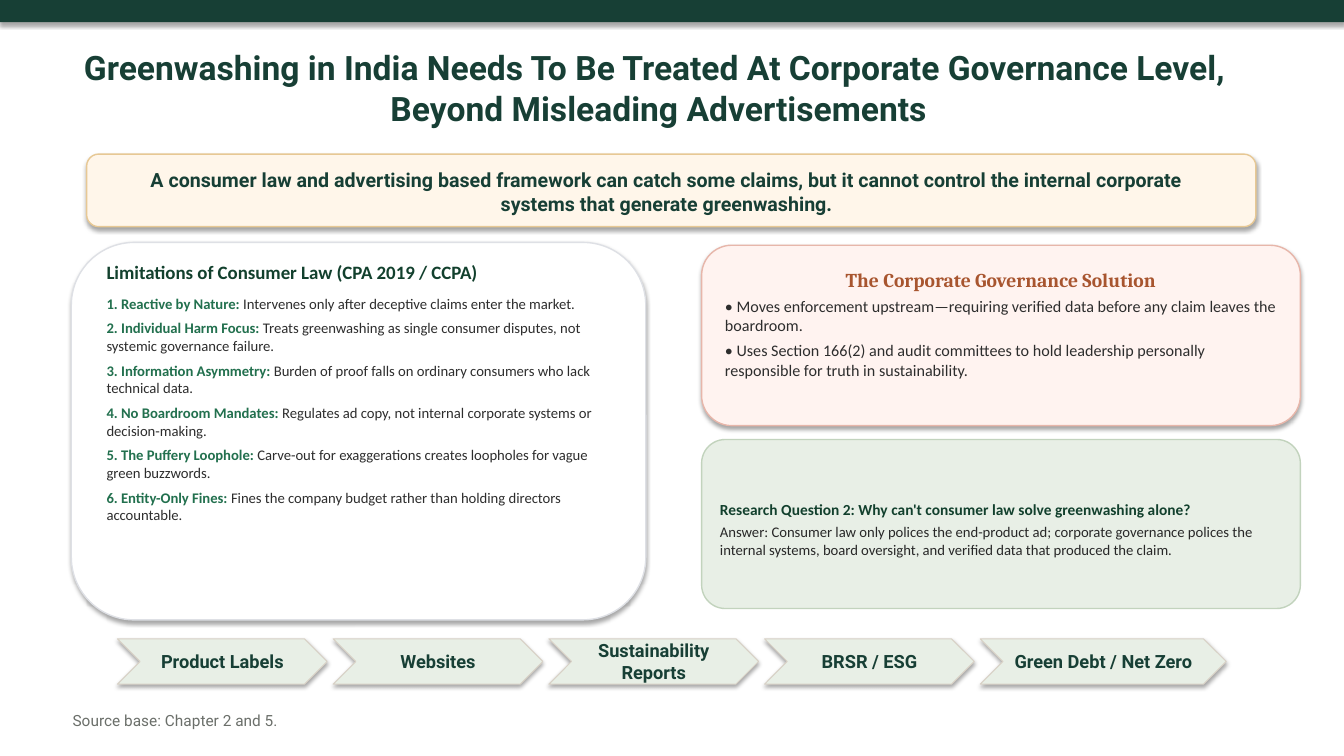
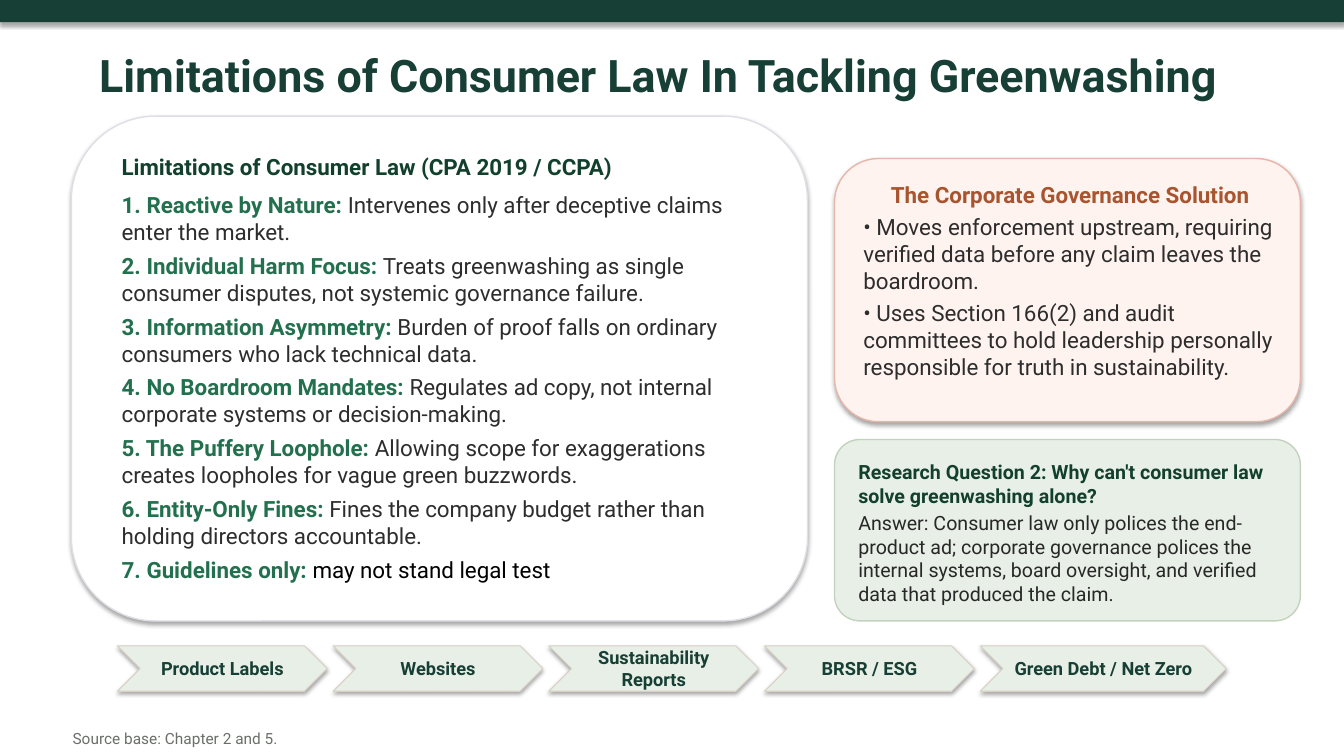
Before and after one commit to atul516/Final-VIva, a slide deck: slide 11 of Thesis Defence Presentation Final.pptx (slide 14 before the commit). Drawn at 1344x756 pixels with LibreOffice and Linux fonts; fonts in the diff are those of the drawing. Boxes give left, top, right and bottom in pixels: in the first picture for what was removed or moved away, otherwise in the second. Text is boxed around its words. In the diff, an @@ line names an element or a change of style, - is before the commit and + after.

Commit message:
docs: update thesis presentation slides and create comprehensive thesis text document

```diff
--- a/Thesis Defence Presentation Final.pptx
+++ b/Thesis Defence Presentation Final.pptx
@@ text at <box>99,58,1217,102</box>: text changed; size 24 to 32 pt @@
-Greenwashing in India Needs To Be Treated At Corporate Governance Level,
-Beyond Misleading Advertisements
+Limitations of Consumer Law In Tackling Greenwashing
@@ rounded rectangle: place and size @@
-rounded rectangle at <box>72,243,646,621</box>
+rounded rectangle at <box>72,116,808,621</box>
@@ text "Limitations of Consumer Law (CPA ...": place and size @@
-text "Limitations of Consumer Law (CPA ..." at <box>107,265,592,520</box>
+text "Limitations of Consumer Law (CPA ..." at <box>122,157,723,583</box>
@@ rounded rectangle removed at <box>87,154,1256,227</box> @@
@@ text at <box>122,157,723,549</box>: size 13.5 to 16 pt in "Limitations of Consumer Law (CPA 2019 / ..."; font Calibri to Roboto in "Limitations of Consumer Law (CPA 2019 / ...", "1. Reactive by Nature: Intervenes only after ...", "2. Individual Harm Focus: Treats greenwashing as ...", "3. Information Asymmetry: Burden of proof falls ..." and 2 more places; size 10.5 to 16 pt in "1. Reactive by Nature: Intervenes only after ...", "2. Individual Harm Focus: Treats greenwashing as ...", "3. Information Asymmetry: Burden of proof falls ...", "4. No Boardroom Mandates: Regulates ad copy, ..." and 1 more places @@
@@ text removed at <box>150,172,1181,215</box> @@
-A consumer law and advertising based framework can catch some claims, but it cannot control the internal corporate systems that generate greenwashing.
@@ rounded rectangle: place and size @@
-rounded rectangle at <box>702,245,1301,425</box>
+rounded rectangle at <box>835,158,1301,421</box>
@@ text "The Corporate Governance Solution": place and size @@
-text "The Corporate Governance Solution" at <box>725,273,1276,379</box>
+text "The Corporate Governance Solution" at <box>863,186,1273,380</box>
@@ text at <box>863,186,1272,380</box>: size 14 to 16 pt, font Cambria to Roboto in "The Corporate Governance Solution"; size 11.5 to 16 pt, font Calibri to Roboto in "• Uses Section 166(2) and audit committees ..." @@
@@ text at <box>863,218,1273,290</box>: text changed; size 11.5 to 16 pt; font Calibri to Roboto @@
-• Moves enforcement upstream—requiring verified data before any claim leaves the boardroom.
+• Moves enforcement upstream, requiring verified data before any claim leaves the boardroom.
@@ text at <box>122,439,706,488</box>: text changed; size 10.5 to 16 pt; font Calibri to Roboto @@
-5. The Puffery Loophole: Carve-out for exaggerations creates loopholes for vague green buzzwords.
+5. The Puffery Loophole: Allowing scope for exaggerations creates loopholes for vague green buzzwords.
@@ rounded rectangle: place and size @@
-rounded rectangle at <box>702,440,1301,609</box>
+rounded rectangle at <box>835,440,1301,621</box>
@@ text "Research Question 2: Why can't ...": place and size @@
-text "Research Question 2: Why can't ..." at <box>720,504,1252,558</box>
+text "Research Question 2: Why can't ..." at <box>858,464,1263,605</box>
@@ text "Research Question 2: Why can't ..." at <box>858,464,1263,605</box>: size 11 to 14 pt in "Research Question 2: Why can't consumer law ..."; font Calibri to Roboto; size 10.5 to 14 pt in "Answer: Consumer law only polices the end-product ..." @@
@@ text at <box>122,561,550,583</box>: paragraph added @@
+7. Guidelines only: may not stand legal test
@@ 5 chevrons: place and size @@
-5 chevrons at <box>118,639,1227,685</box>
+5 chevrons at <box>118,646,1227,692</box>
@@ text "Source base: Chapter 2 and ...": place and size @@
-text "Source base: Chapter 2 and ..." at <box>73,714,278,729</box>
+text "Source base: Chapter 2 and ..." at <box>73,732,278,747</box>
```
Also in this commit, not shown: 15 other slides changed, 1 other file.
